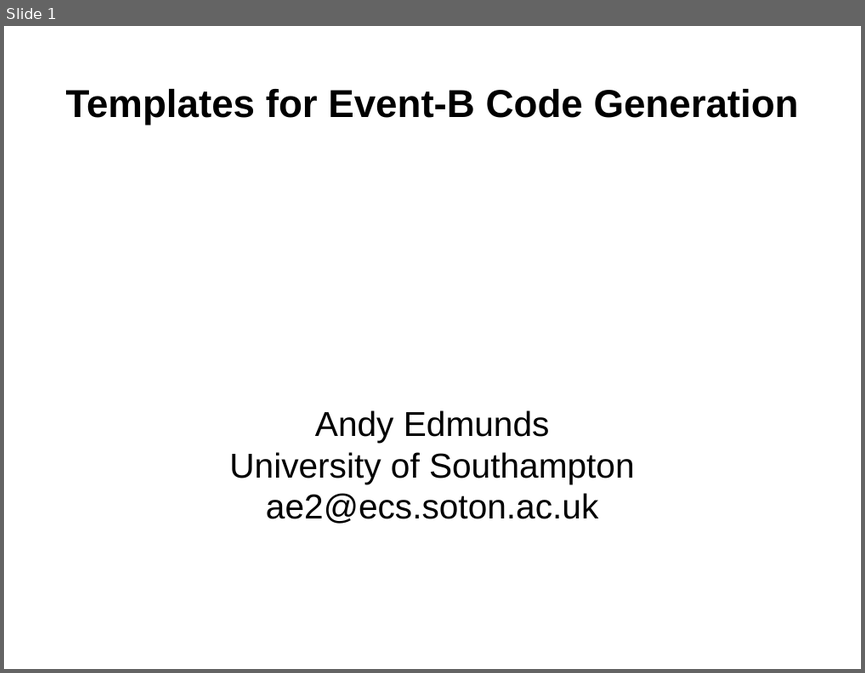
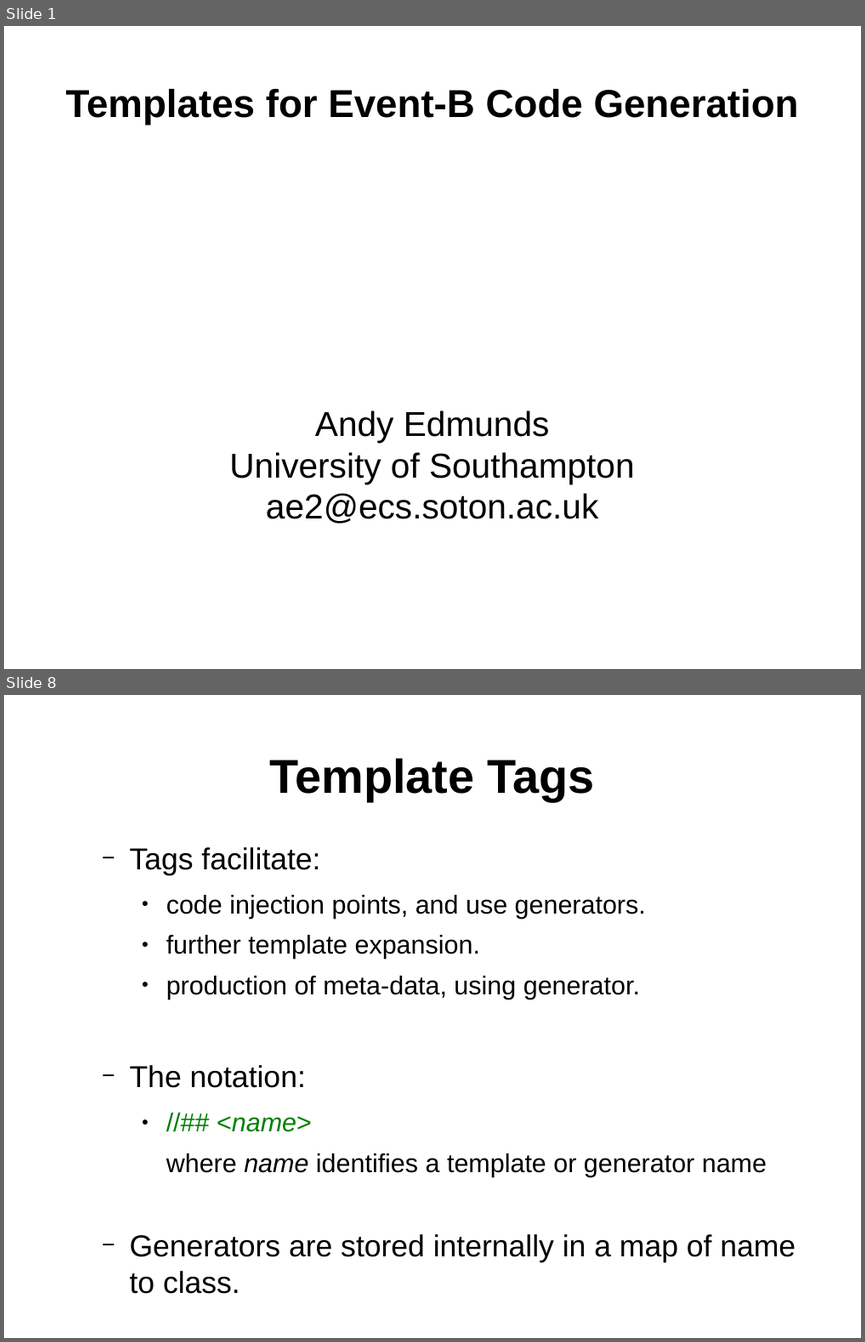
Before and after one commit to weetmuts/rodin-b-sharp-iUML_B_Utils, a slide deck: work/store/Writing/InterfaceTemplatesPaper(acceptedABZ2014)/presentation/templates.odp. Shown one above the other, each under a label of ours: slide 1 before the commit, slides 1 and 8 after it; the slides between them are not shown. The pictures are 865x673 and 865x1342 pixels, drawn with LibreOffice and Linux fonts; fonts in the diff are those of the drawing. Boxes give left, top, right and bottom in pixels: in the first picture for what was removed or moved away, otherwise in the second. Text is boxed around its words. In the diff, an @@ line names an element or a change of style, - is before the commit and + after.

```diff
--- a/work/store/Writing/InterfaceTemplatesPaper(acceptedABZ2014)/presentation/templates.odp
+++ b/work/store/Writing/InterfaceTemplatesPaper(acceptedABZ2014)/presentation/templates.odp
@@ slide 8 added at [4, 695, 861, 1338], background #FFFFFF @@
@@ title added at [269, 758, 595, 801], 44 pt, text #000000, bold @@
+Template Tags
@@ text added at [130, 847, 795, 1293], 24 pt, text #000000 @@
+  − Tags facilitate:
+    ● code injection points, and use generators.
+    ● further template expansion.
+    ● production of meta-data, using generator.
+  − The notation:
+    ● //## <name>
+    where name identifies a template or generator name
+  − Generators are stored internally in a map of name to class.
```
Also in this commit, not shown: 2 slides changed, 10 other slides added, 1 slide removed, 11 other files.
